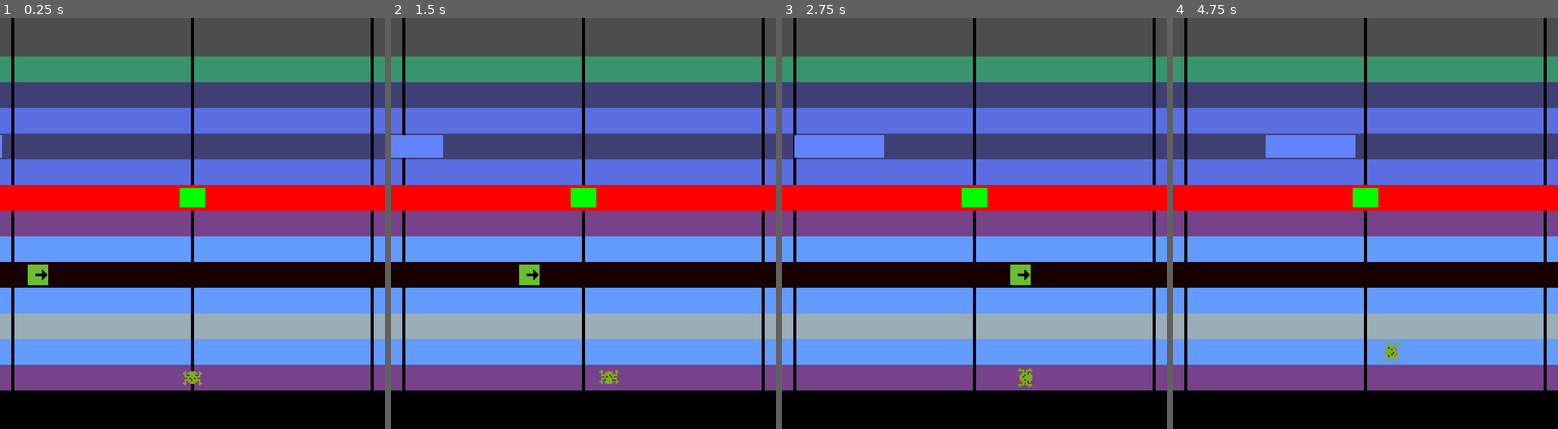
Above: before the commit, frames 1-4 (left to right).
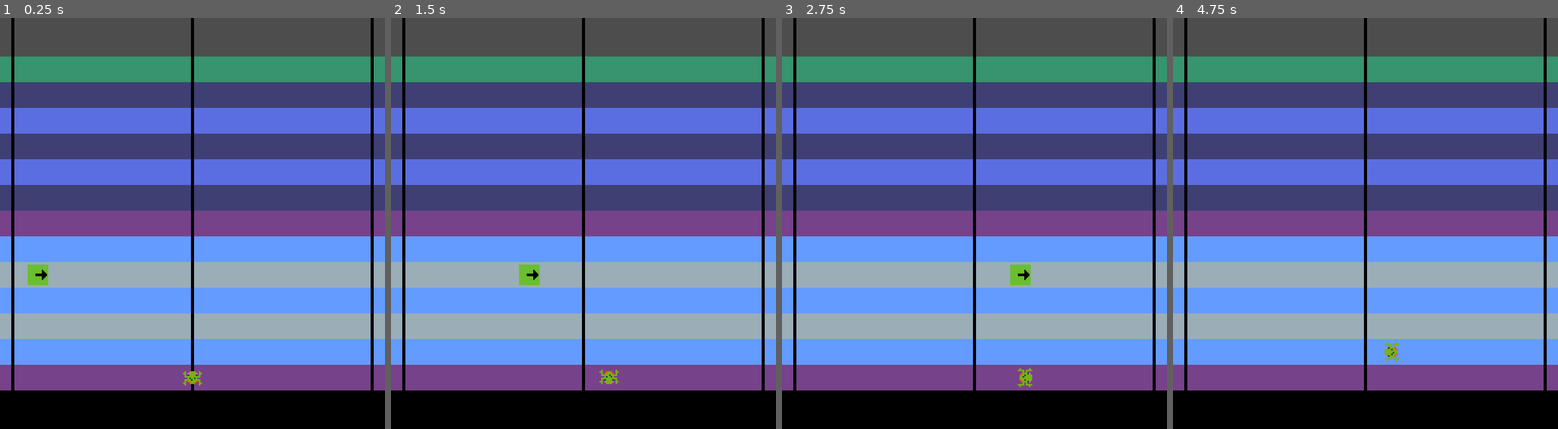
Above: after the commit, the same moments.

Repository: splinecraft/frogger
Game: Godot game, scene res://frogger_gym.tscn
The game is run twice, just before and just after one commit, with the same random seed, the same clock (stepped at 60 frames per second) and the same inputs.
Inputs:
- Up to frame 1 (0.25 s): no input
- Up to frame 2 (1.5 s): hold Right (right) 0.53-1.28 s; hold S (down) from 1.28 s (still down)
- Up to frame 3 (2.75 s): release S (down) at 2.03 s; hold Right (right) from 2.03 s (still down)
- Up to frame 4 (4.75 s): release Right (right) at 2.78 s; hold Up (up) 2.78-3.53 s; hold A (left) from 3.53 s (still down)

The runs differ from the first frame. In frame 1, 12% of the frame differs, in the area x 0-100%, y 28-66%; in frame 2, 13%; in frame 3, 13%; in frame 4, 14%.

Commit message:
lane updates

Diff:
--- a/assets/car.tscn
+++ b/assets/car.tscn
@@ -1,6 +1,6 @@
 [gd_scene load_steps=4 format=3 uid="uid://dt0mssnokv163"]
 
-[ext_resource type="Script" uid="uid://bqt2yjfb8c42q" path="res://car.gd" id="1_ho5m3"]
+[ext_resource type="Script" uid="uid://bqt2yjfb8c42q" path="res://assets/car.gd" id="1_ho5m3"]
 [ext_resource type="Texture2D" uid="uid://dfvg4a17geh61" path="res://content/temp_frog.png" id="2_2d0ee"]
 
 [sub_resource type="RectangleShape2D" id="RectangleShape2D_npdvv"]
--- /dev/null
+++ b/assets/lane.tscn
@@ -0,0 +1,14 @@
+[gd_scene load_steps=3 format=3 uid="uid://cxvsjq2kthf42"]
+
+[ext_resource type="Script" uid="uid://ymycjcb8v5yf" path="res://assets/lane.gd" id="1_vhdc7"]
+
+[sub_resource type="RectangleShape2D" id="RectangleShape2D_5m07v"]
+size = Vector2(296, 12)
+
+[node name="Lane" type="Area2D"]
+script = ExtResource("1_vhdc7")
+speed = 50.0
+direction = Vector2(1, 0)
+
+[node name="CollisionShape2D" type="CollisionShape2D" parent="."]
+shape = SubResource("RectangleShape2D_5m07v")
--- a/frogger_gym.gd
+++ b/frogger_gym.gd
@@ -3,30 +3,43 @@
 @onready var frog: CharacterBody2D = $Frog
 @onready var death_area: Area2D = $DeathArea
 @onready var safe_area: Area2D = $SafeArea
-@onready var mover: Mover = $Mover
+@onready var road_01: Area2D = %Road_01
+@onready var road_02: Area2D = %Road_02
+@onready var road_03: Area2D = %Road_03
+@onready var road_04: Area2D = %Road_04
+@onready var road_05: Area2D = %Road_05
+@onready var water_01: Area2D = %Water_01
+@onready var water_02: Area2D = %Water_02
+@onready var water_03: Area2D = %Water_03
+@onready var water_04: Area2D = %Water_04
+@onready var water_05: Area2D = %Water_05
 
-@onready var lane: Area2D = $Lane
+@onready var lanes : Array[Area2D] = [
+	road_01,
+	road_02,
+	road_03,
+	road_04,
+	road_05,
+	water_01,
+	water_02,
+	water_03,
+	water_04,
+	water_05
+]
 
 var in_water : bool = false
 var on_platform : bool = false
 
 # Called when the node enters the scene tree for the first time.
 func _ready() -> void:
-	death_area.body_entered.connect(_in_water.bind(true))
-	death_area.body_exited.connect(_in_water.bind(false))
-	safe_area.body_entered.connect(_on_platform.bind(true))
-	safe_area.body_exited.connect(_on_platform.bind(false))
-	mover.safe_area.body_entered.connect(_on_platform.bind(true))
-	mover.safe_area.body_exited.connect(_on_platform.bind(false))
-
+	pass
 
 # Called every frame. 'delta' is the elapsed time since the previous frame.
 func _process(delta: float) -> void:
 	if in_water and not on_platform:
 		print("dead!")
-	lane.apply_lane_motion(delta)
-
-
+	for lane in lanes:
+		lane.apply_lane_motion(delta)
 
 
 func _in_water(body, state) -> void:
--- a/frogger_gym.tscn
+++ b/frogger_gym.tscn
@@ -1,23 +1,12 @@
-[gd_scene load_steps=12 format=3 uid="uid://b83ov23vrpvj5"]
+[gd_scene load_steps=7 format=3 uid="uid://b83ov23vrpvj5"]
 
 [ext_resource type="PackedScene" uid="uid://ber283x8u6ura" path="res://assets/frog.tscn" id="1_fedk0"]
 [ext_resource type="Script" uid="uid://b0c4fqqhe351e" path="res://frogger_gym.gd" id="1_jt4di"]
 [ext_resource type="Texture2D" uid="uid://bc47drgrupljn" path="res://content/level_guide.png" id="2_jt4di"]
-[ext_resource type="Script" uid="uid://ymycjcb8v5yf" path="res://lane.gd" id="4_hjc2u"]
-[ext_resource type="Script" uid="uid://cxv2f2h2d0pft" path="res://death_area.gd" id="4_hqt0o"]
+[ext_resource type="PackedScene" uid="uid://cxvsjq2kthf42" path="res://assets/lane.tscn" id="4_5m07v"]
 [ext_resource type="PackedScene" uid="uid://dt0mssnokv163" path="res://assets/car.tscn" id="5_5m07v"]
-[ext_resource type="PackedScene" uid="uid://dqluyffl4krev" path="res://assets/mover.tscn" id="5_kddss"]
 
 [sub_resource type="WorldBoundaryShape2D" id="WorldBoundaryShape2D_fedk0"]
-
-[sub_resource type="RectangleShape2D" id="RectangleShape2D_kddss"]
-size = Vector2(240, 12)
-
-[sub_resource type="RectangleShape2D" id="RectangleShape2D_5m07v"]
-size = Vector2(296, 12)
-
-[sub_resource type="RectangleShape2D" id="RectangleShape2D_hqt0o"]
-size = Vector2(12, 10)
 
 [node name="Gym" type="Node2D"]
 script = ExtResource("1_jt4di")
@@ -45,69 +34,74 @@
 rotation = 3.1415925
 shape = SubResource("WorldBoundaryShape2D_fedk0")
 
-[node name="DeathArea" type="Area2D" parent="."]
+[node name="StartLane" parent="." instance=ExtResource("4_5m07v")]
+unique_name_in_owner = true
+position = Vector2(120, 224)
+speed = 0.0
+
+[node name="Road_01" parent="." instance=ExtResource("4_5m07v")]
+unique_name_in_owner = true
+position = Vector2(120, 208)
+lane_type = 1
+
+[node name="Road_02" parent="." instance=ExtResource("4_5m07v")]
+unique_name_in_owner = true
+position = Vector2(120, 192)
+lane_type = 1
+
+[node name="Road_03" parent="." instance=ExtResource("4_5m07v")]
+unique_name_in_owner = true
+position = Vector2(120, 176)
+lane_type = 1
+
+[node name="Road_04" parent="." instance=ExtResource("4_5m07v")]
+unique_name_in_owner = true
+position = Vector2(120, 160)
+lane_type = 1
+
+[node name="Road_05" parent="." instance=ExtResource("4_5m07v")]
+unique_name_in_owner = true
+position = Vector2(120, 144)
+lane_type = 1
+
+[node name="MidSafe" parent="." instance=ExtResource("4_5m07v")]
+unique_name_in_owner = true
+position = Vector2(120, 128)
+speed = 0.0
+
+[node name="Water_01" parent="." instance=ExtResource("4_5m07v")]
+unique_name_in_owner = true
 position = Vector2(120, 112)
-script = ExtResource("4_hqt0o")
+lane_type = 2
+carries_frog = true
 
-[node name="ColorRect" type="ColorRect" parent="DeathArea"]
-anchors_preset = 8
-anchor_left = 0.5
-anchor_top = 0.5
-anchor_right = 0.5
-anchor_bottom = 0.5
-offset_left = -120.0
-offset_top = -8.0
-offset_right = 120.0
-offset_bottom = 8.0
-grow_horizontal = 2
-grow_vertical = 2
-color = Color(1, 0, 0, 1)
+[node name="Water_02" parent="." instance=ExtResource("4_5m07v")]
+unique_name_in_owner = true
+position = Vector2(120, 96)
+lane_type = 2
+carries_frog = true
 
-[node name="CollisionShape2D" type="CollisionShape2D" parent="DeathArea"]
-shape = SubResource("RectangleShape2D_kddss")
+[node name="Water_03" parent="." instance=ExtResource("4_5m07v")]
+unique_name_in_owner = true
+position = Vector2(120, 80)
+lane_type = 2
+carries_frog = true
 
-[node name="Lane" type="Area2D" parent="."]
-position = Vector2(120, 160)
-script = ExtResource("4_hjc2u")
-speed = 50.0
-direction = Vector2(1, 0)
+[node name="Water_04" parent="." instance=ExtResource("4_5m07v")]
+unique_name_in_owner = true
+position = Vector2(120, 64)
+lane_type = 2
+carries_frog = true
 
-[node name="ColorRect" type="ColorRect" parent="Lane"]
-anchors_preset = 8
-anchor_left = 0.5
-anchor_top = 0.5
-anchor_right = 0.5
-anchor_bottom = 0.5
-offset_left = -120.0
-offset_top = -8.0
-offset_right = 120.0
-offset_bottom = 8.0
-grow_horizontal = 2
-grow_vertical = 2
-color = Color(0.09019608, 0, 0, 1)
-
-[node name="CollisionShape2D" type="CollisionShape2D" parent="Lane"]
-shape = SubResource("RectangleShape2D_5m07v")
-
-[node name="Car" parent="Lane" instance=ExtResource("5_5m07v")]
-position = Vector2(-108, 0)
-
-[node name="SafeArea" type="Area2D" parent="."]
-position = Vector2(120, 112)
-
-[node name="ColorRect" type="ColorRect" parent="SafeArea"]
-offset_left = -8.0
-offset_top = -6.0
-offset_right = 8.0
-offset_bottom = 6.0
-color = Color(0, 1, 0, 1)
-
-[node name="CollisionShape2D" type="CollisionShape2D" parent="SafeArea"]
-shape = SubResource("RectangleShape2D_hqt0o")
-
-[node name="Mover" parent="." instance=ExtResource("5_kddss")]
-position = Vector2(-33, 80)
+[node name="Water_05" parent="." instance=ExtResource("4_5m07v")]
+unique_name_in_owner = true
+position = Vector2(120, 48)
+lane_type = 2
+carries_frog = true
 
 [node name="Frog" parent="." instance=ExtResource("1_fedk0")]
 unique_name_in_owner = true
 position = Vector2(120, 224)
+
+[node name="Car" parent="." instance=ExtResource("5_5m07v")]
+position = Vector2(12, 160)
Renamed: car.gd -> assets/car.gd
Renamed: car.gd.uid -> assets/car.gd.uid
Renamed: lane.gd.uid -> assets/lane.gd.uid
